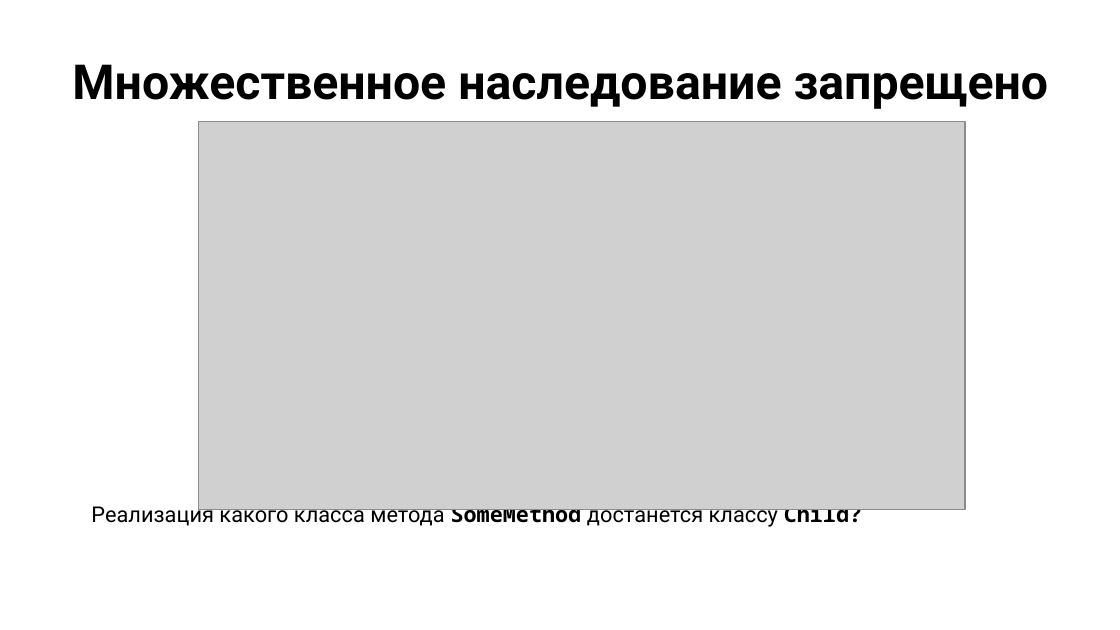
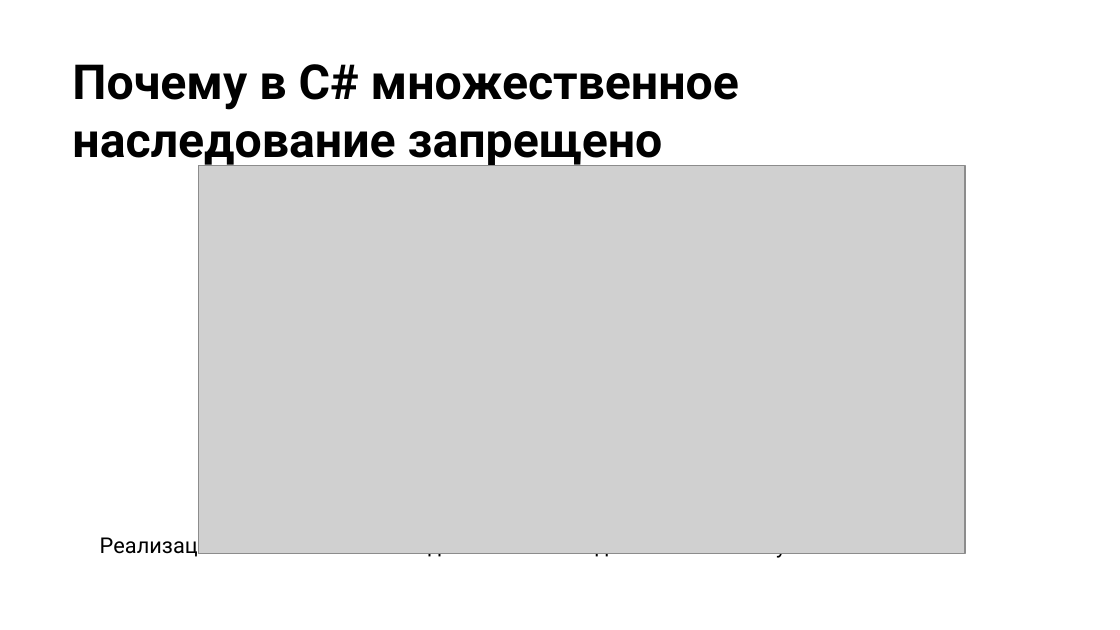
Before and after one commit to NilovPavel/OOP, a slide deck: slide 24 of ООП.pptx (slide 23 before the commit). Drawn at 1120x630 pixels with LibreOffice and Linux fonts; fonts in the diff are those of the drawing; grey boxes stand for pictures; background and template pictures are left out. Boxes give left, top, right and bottom in pixels: in the first picture for what was removed or moved away, otherwise in the second. Text is boxed around its words. In the diff, an @@ line names an element or a change of style, - is before the commit and + after.

```diff
--- a/ООП.pptx
+++ b/ООП.pptx
@@ title at [72,64,739,169]: text changed @@
-Множественное наследование запрещено
+Почему в C# множественное наследование запрещено
@@ picture: place and size @@
-picture at [198,122,965,510]
+picture at [198,166,965,553]
@@ text "Реализация какого класса метода SomeMethod ...": place and size @@
-text "Реализация какого класса метода SomeMethod ..." at [91,502,862,529]
+text "Реализация какого класса метода SomeMethod ..." at [100,532,870,559]
```
Also in this commit, not shown: 6 other slides changed, 6 slides added.
